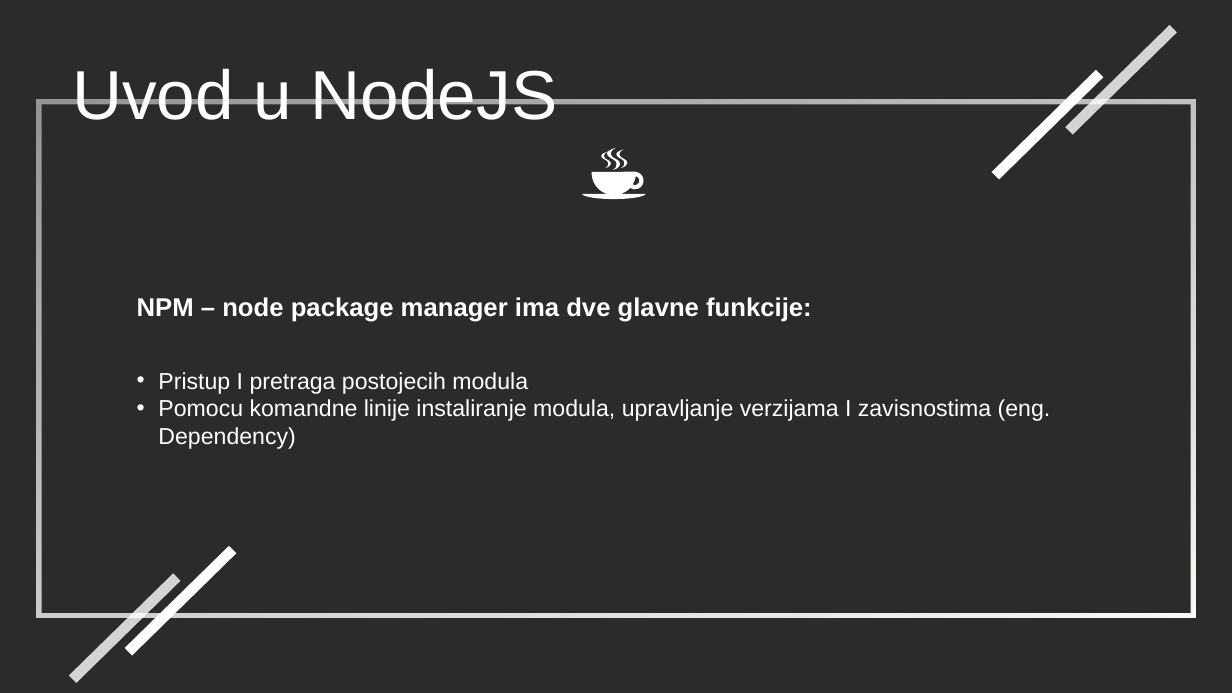
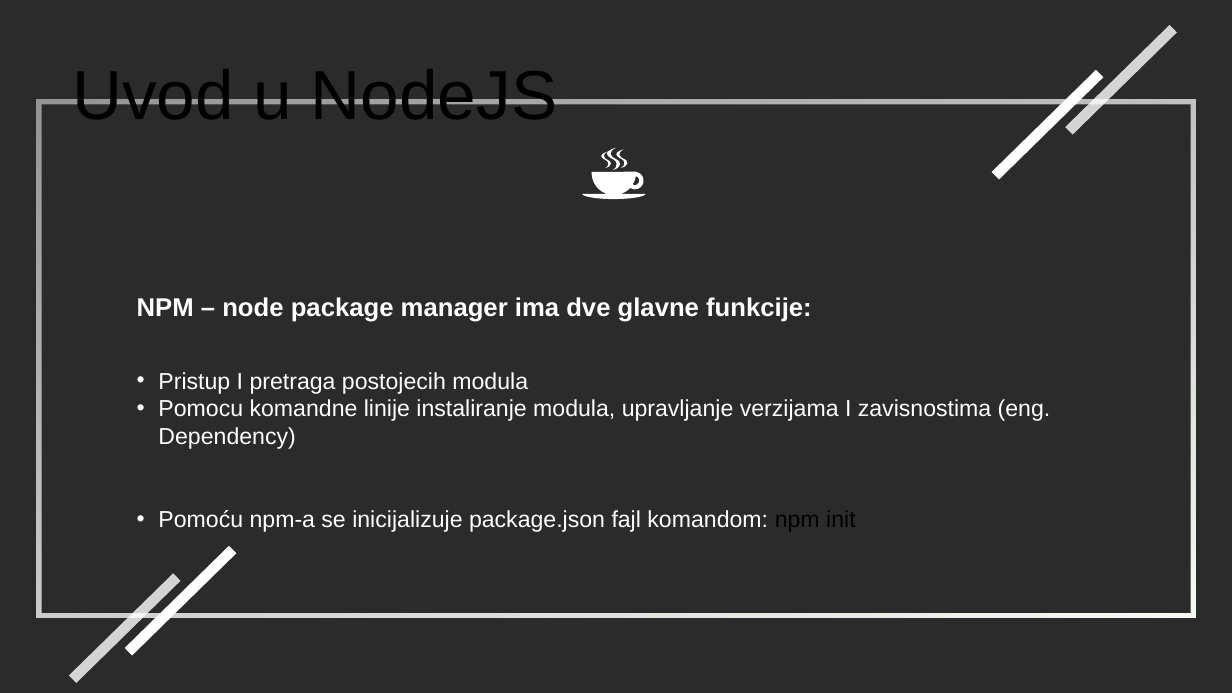
Before and after one commit to stefoverflow/NaperdnoSoftverskoInzenjerstvo, a slide deck: slide 8 of prezentacija.odp. Drawn at 1232x693 pixels with LibreOffice and Linux fonts; fonts in the diff are those of the drawing; background and template pictures are left out; a plain dark background stands for a picture behind light text. Boxes give left, top, right and bottom in pixels: in the first picture for what was removed or moved away, otherwise in the second. Text is boxed around its words. In the diff, an @@ line names an element or a change of style, - is before the commit and + after.

```diff
--- a/prezentacija.odp
+++ b/prezentacija.odp
@@ text "Uvod u NodeJS" at (x1=72, y1=69, x2=557, y2=119): text colour #FFFFFF to #000000 @@
@@ text at (x1=158, y1=510, x2=856, y2=532): paragraph added @@
+• Pomoću npm-a se inicijalizuje package.json fajl komandom: npm init
```
Also in this commit, not shown: 21 other slides changed, 3 slides added, 4 other files.
